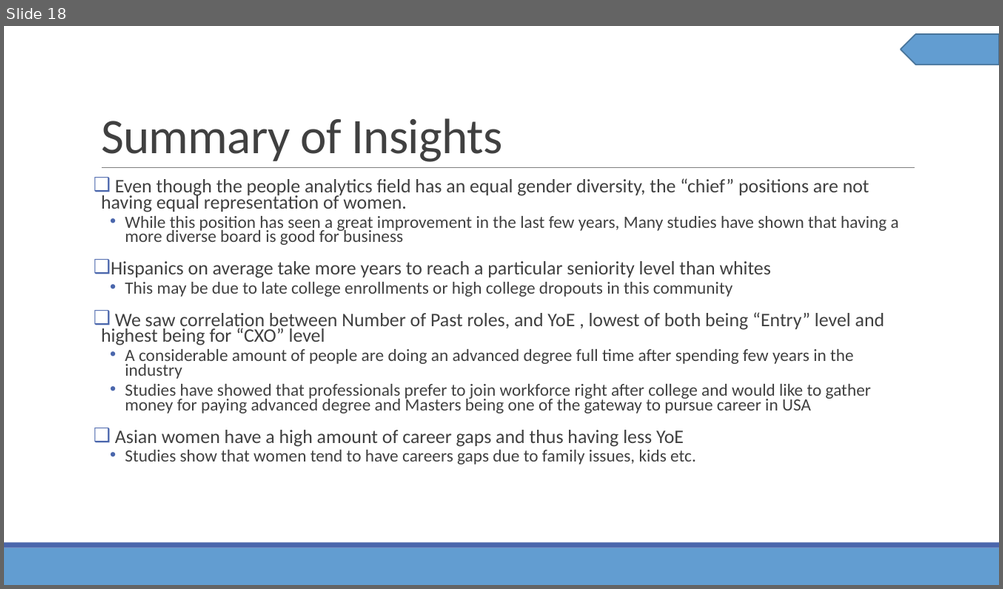
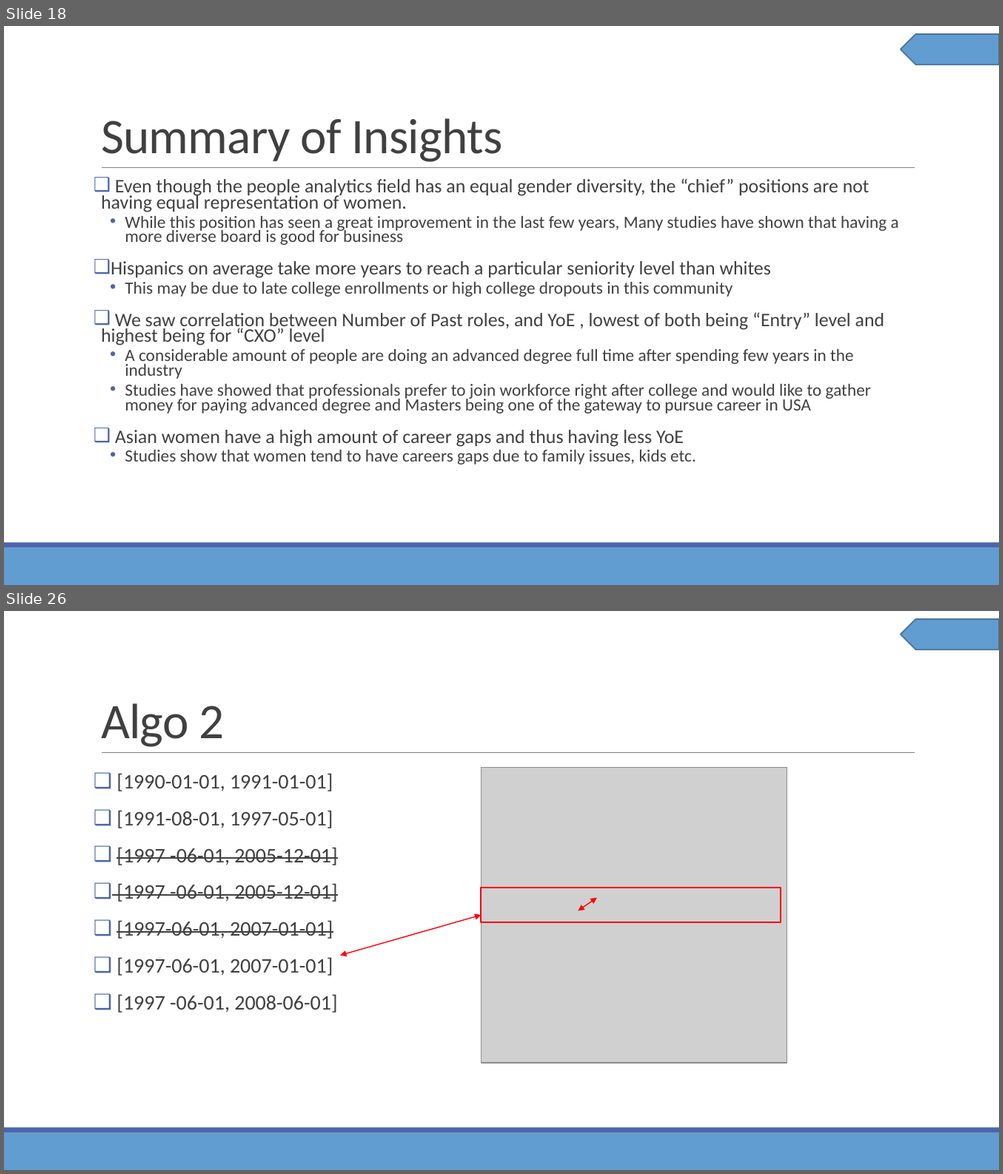
Before and after one commit to ramyamamidipaka/People-analytics-, a slide deck: eightfold.pptx. Shown one above the other, each under a label of ours: slide 18 before the commit, slides 18 and 26 after it; the slides between them are not shown. The pictures are 1003x589 and 1003x1174 pixels, drawn with LibreOffice and Linux fonts; fonts in the diff are those of the drawing; grey boxes stand for pictures. Boxes give left, top, right and bottom in pixels: in the first picture for what was removed or moved away, otherwise in the second. Text is boxed around its words. In the diff, an @@ line names an element or a change of style, - is before the commit and + after.

```diff
--- a/eightfold.pptx
+++ b/eightfold.pptx
@@ slide 26 added at <box>4,611,999,1170</box>, background #FFFFFF; not listed: 4 template elements that a slide beside it also shows @@
@@ title added at <box>101,703,225,747</box>, 48 pt, text #404040 @@
+Algo 2
@@ text added at <box>116,773,337,1013</box>, 20 pt, text #404040 @@
+❑ [1990-01-01, 1991-01-01]
+❑ [1991-08-01, 1997-05-01]
+❑ [1997 -06-01, 2005-12-01]
+❑ [1997 -06-01, 2005-12-01]
+❑ [1997-06-01, 2007-01-01]
+❑ [1997-06-01, 2007-01-01]
+❑ [1997 -06-01, 2008-06-01]
@@ picture added at <box>481,768,787,1064</box> @@
@@ rectangle added at <box>481,888,780,922</box>, outline #FF0000 1.25 pt @@
@@ double arrow added from (578, 911) to (597, 898), #FF0000 1 pt @@
@@ double arrow added from (341, 956) to (481, 915), #FF0000 1 pt @@
```
Also in this commit, not shown: 12 other slides added.
